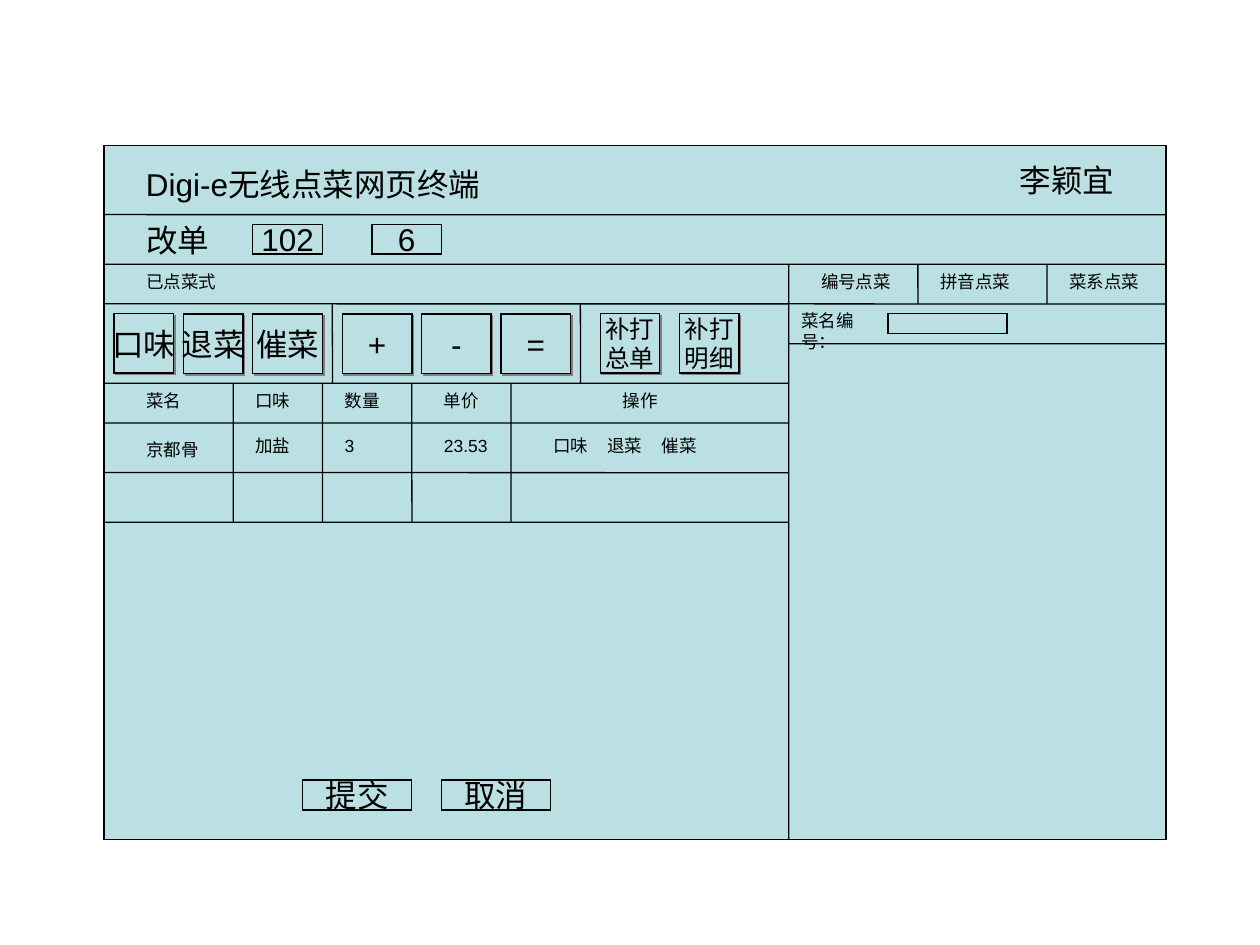
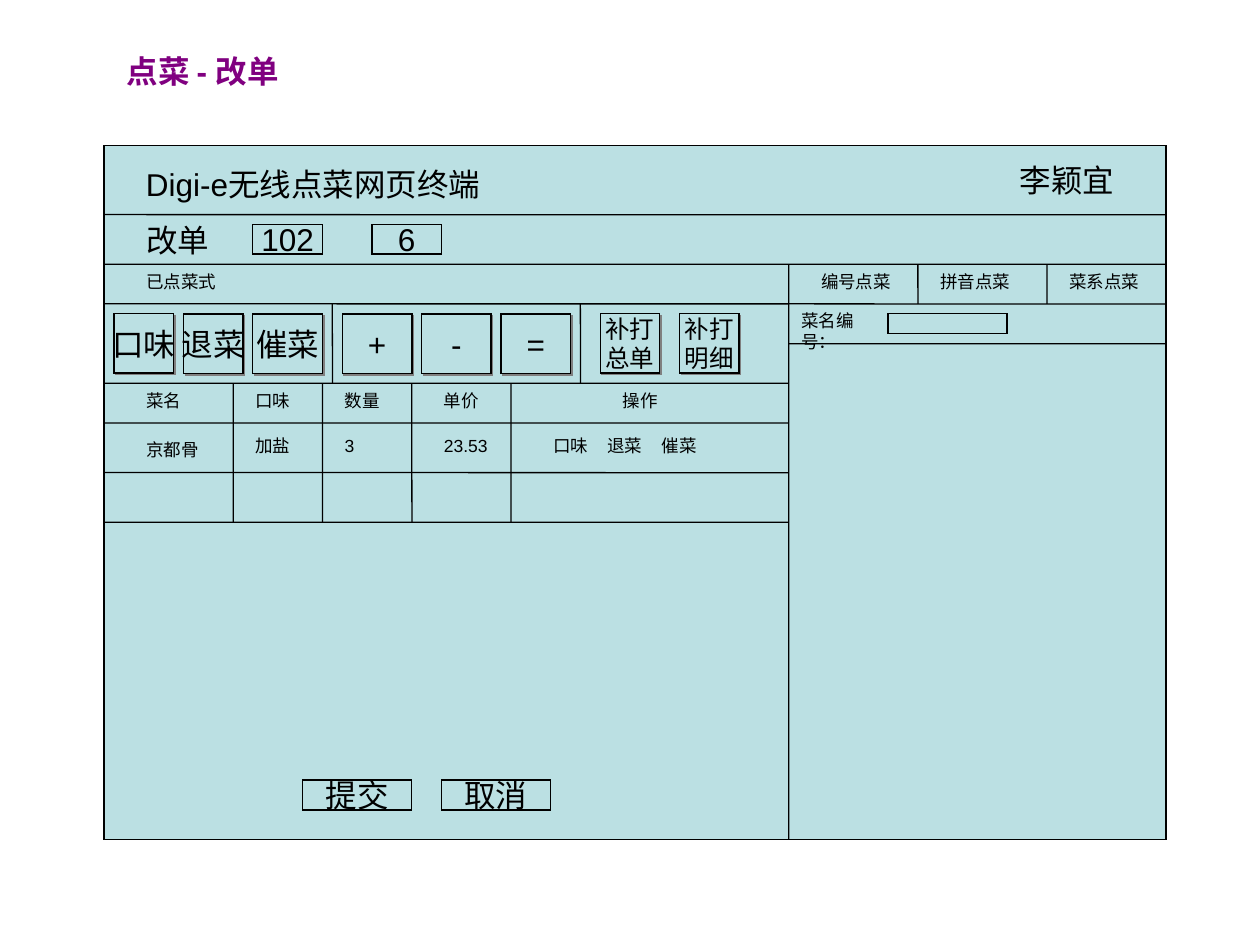
Before and after one commit to runt18/wireless-order-solution, a slide deck: slide 6 of doc/Digi-e网页终端需求.ppt (slide 5 before the commit). Drawn at 1260x945 pixels with LibreOffice and Linux fonts; fonts in the diff are those of the drawing. Boxes give left, top, right and bottom in pixels: in the first picture for what was removed or moved away, otherwise in the second. Text is boxed around its words. In the diff, an @@ line names an element or a change of style, - is before the commit and + after.

```diff
--- a/doc/Digi-e网页终端需求.ppt
+++ b/doc/Digi-e网页终端需求.ppt
@@ text added at (x1=127, y1=56, x2=279, y2=86), 18 pt, text #800080, bold @@
+点菜 - 改单
```
Also in this commit, not shown: 6 other slides changed, 4 slides added, 1 other file.
